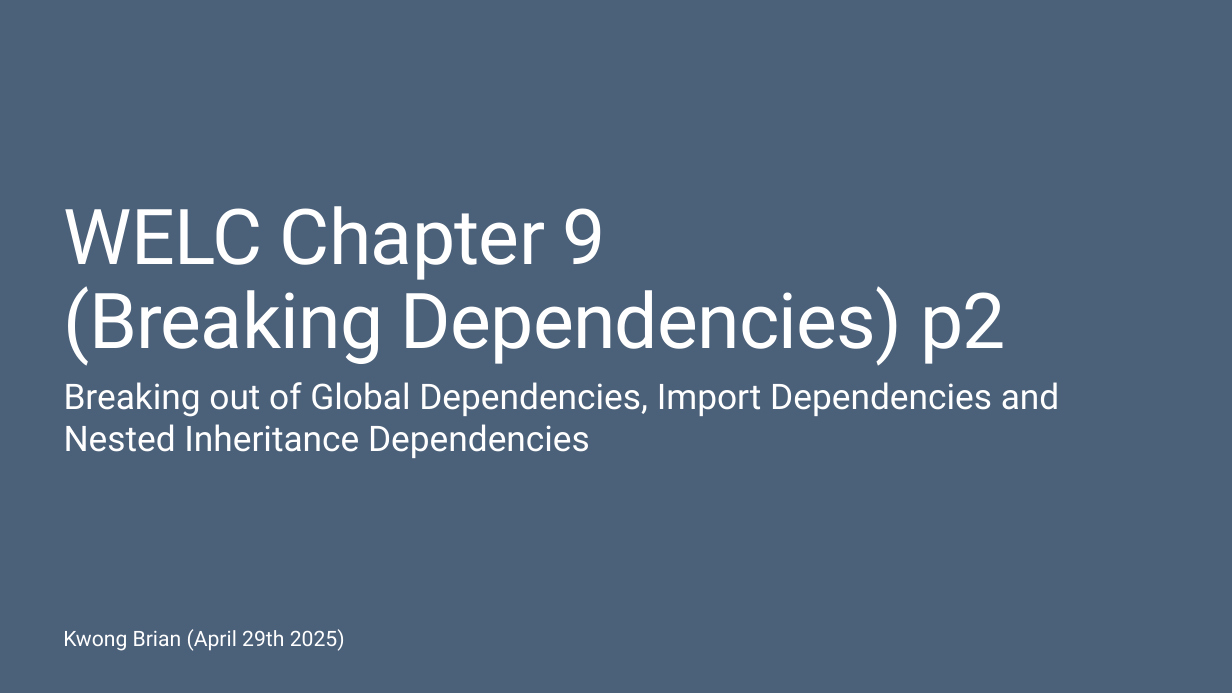
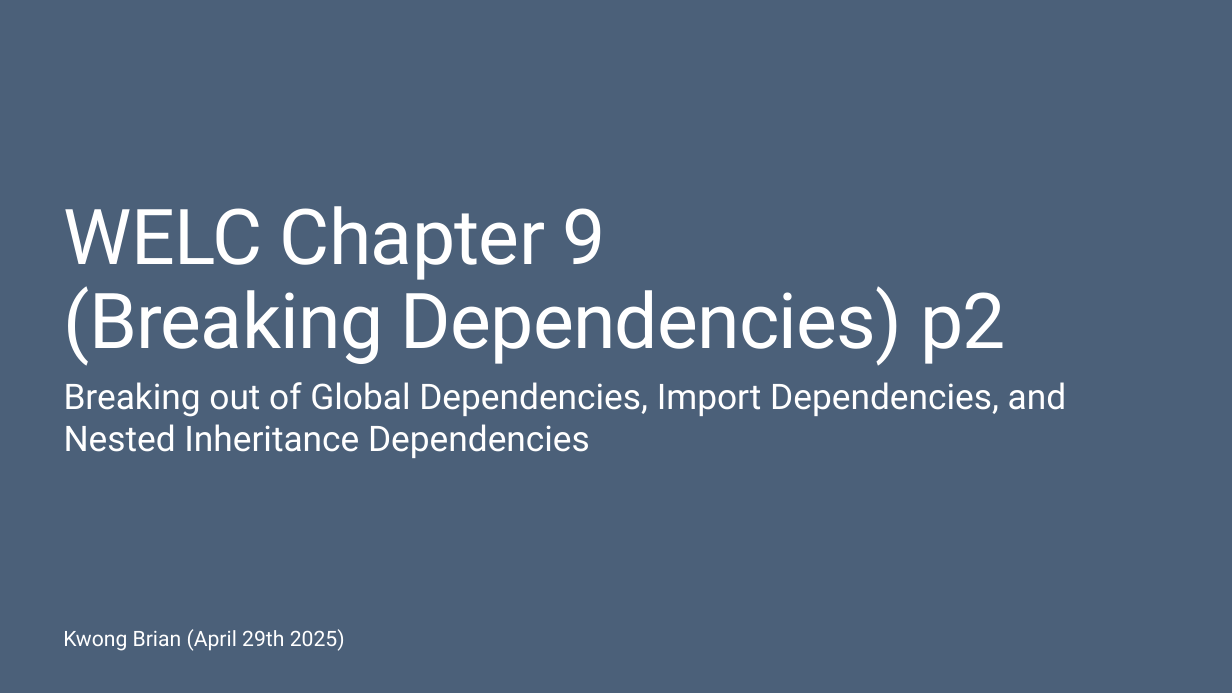
Before and after one commit to Brian-Kwong/ExampleBreakingDependencies, a slide deck: slide 1 of Breaking Dependencies Chapter 9 Part 2 406.pptx. Drawn at 1232x693 pixels with LibreOffice and Linux fonts; fonts in the diff are those of the drawing. Boxes give left, top, right and bottom in pixels: in the first picture for what was removed or moved away, otherwise in the second. Text is boxed around its words. In the diff, an @@ line names an element or a change of style, - is before the commit and + after.

Commit message:
Updated pptx

```diff
--- a/Breaking Dependencies Chapter 9 Part 2 406.pptx
+++ b/Breaking Dependencies Chapter 9 Part 2 406.pptx
@@ subtitle at <box>64,382,1067,458</box>: text changed @@
-Breaking out of Global Dependencies, Import Dependencies and Nested Inheritance Dependencies
+Breaking out of Global Dependencies, Import Dependencies, and Nested Inheritance Dependencies
```
Also in this commit, not shown: 2 other slides changed, 1 other file.
